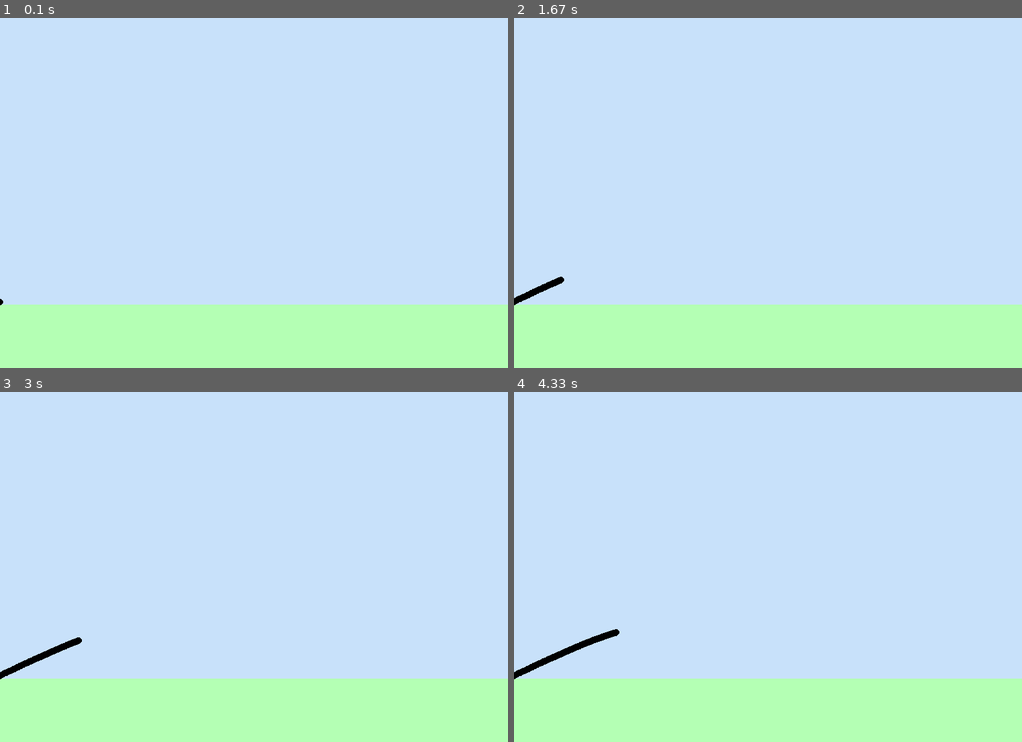
Above: before the commit, frames 1-4 (two rows, left to right).
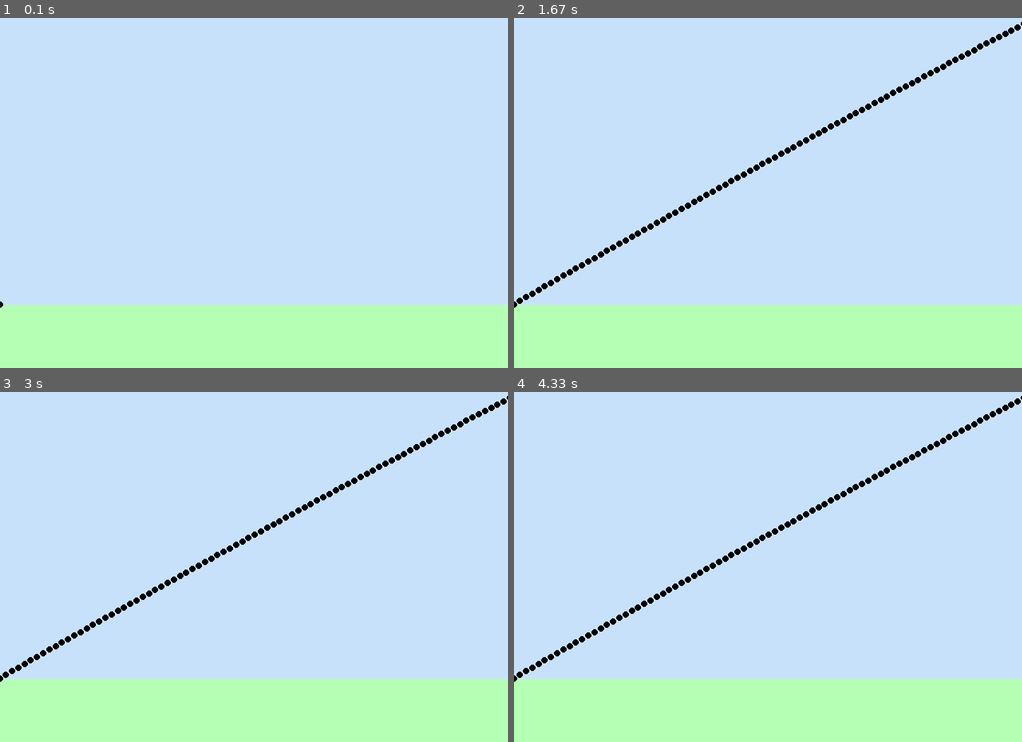
Above: after the commit, the same moments.

Repository: Dark-Cyan/Computational-Physics
Game: pygame game, started from Unit 2/projectiles/main.py
Same seed, same stepped clock (60 frames per second), same inputs: the game is played once before the commit and once after it.
Inputs:
- Up to frame 1 (0.1 s): no input
- Up to frame 2 (1.67 s): tap Space at 0.33 s
- Up to frame 3 (3 s): no input
- Up to frame 4 (4.33 s): no input

The runs differ from the first frame. In frame 1, less than 0.1% of the frame differs, in the area x 0-1%, y 80-83%; in frame 2, 1.4%; in frame 3, 1.5%; in frame 4, 1.6%, in the area x 0-100%, y 1-83%.

Commit message:
In Class Update

Diff:
--- a/Unit 2/projectiles/graphics.py
+++ b/Unit 2/projectiles/graphics.py
@@ -4,7 +4,7 @@
 import physics as phys
 
 
-scale=0.3 #how many pixels are in a meter
+scale=10 #how many pixels are in a meter
 
 def setup(w,h):
 
--- a/Unit 2/projectiles/main.py
+++ b/Unit 2/projectiles/main.py
@@ -6,7 +6,13 @@
 while physics.run:
 
     gx.check_interactions()
-    gx.frameRate(42)
+    gx.frameRate(500)
+
+    #brute forcing main
+    #for i in physics.balls:
+        #gx.render(i)
+        #physics.move(i,20)
+
     gx.render(physics.baseball)
     physics.move(physics.baseball,20)
 
--- a/Unit 2/projectiles/physics.py
+++ b/Unit 2/projectiles/physics.py
@@ -4,33 +4,50 @@
 
 #environmentals
 
-g=Vec(0,-9.8,0) #gracity N/kg
-p=0.97 #air density
+#g=Vec(0,-9.8,0) #gracity N/kg
+g=Vec(0,-1.62,0)
+
+p=0 #air density
 s = 4 * 10 ** -3
 dt=0.001
 t=0
 
 maxHeight = 0
+maxRange = 0
 
 #ball parameters
 
-mass = 4.2
-radius = 0.125
+mass = 0.045
+radius = 0.021335
 
 #pumpkin chunkin
 
-barrelLength = 30.48
+#barrelLength = 30.48
+
+#brute forcing part 1
+
+#startAngle = 50
+#endAngle = 90
+#da = 10
 
 #launch parameters
 
-speed = 330
-angle = 25.58
-height = barrelLength * math.sin(math.radians(angle)) #Pumpkin Chunkin
+angle = 30
+speed = 40/math.sin(math.radians(angle/3+35)) #Lunar Golf
+height = 0 #barrelLength * math.sin(math.radians(angle)) #Pumpkin Chunkin
 spin = 0
+
+#brute forcing part 2
+
+#balls = []
+#for i in range(startAngle,endAngle,da):
+    #baseball=Ball(mass,radius,Vec(0,height,0),speed,i,spin)
+    #balls.append(baseball)
+
 
 baseball=Ball(mass,radius,Vec(0,height,0),speed,angle,spin)
 
-wind = Vec(-12,1,0)
+wind = Vec(15,1,0)
 
 run = True
 go = False
@@ -73,6 +90,7 @@
     if a.pos.y<0: #float and it's checking to see if you've hit the ground
         print(f'Time = {t} s')
         print(f'Range = {a.pos.x} m')
+        #print(f'Range = {a.pos.x * 1.09361} yd')
         print(f'Final Speed = {a.vec.mag()} m/s')
         print(f'Max Height = {maxHeight} m')
         run = False
